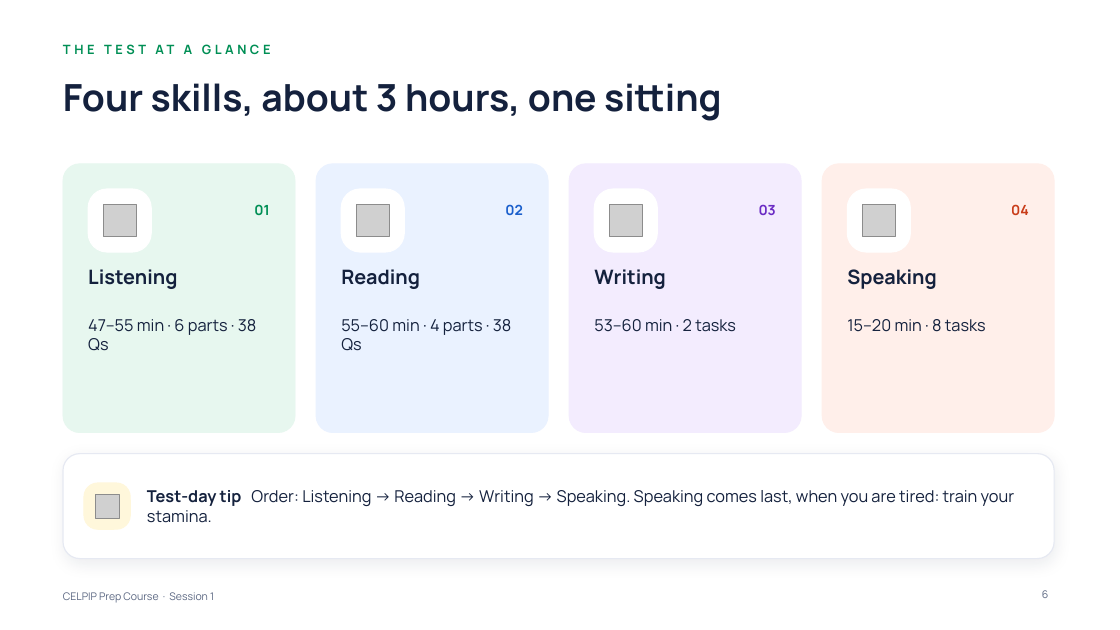
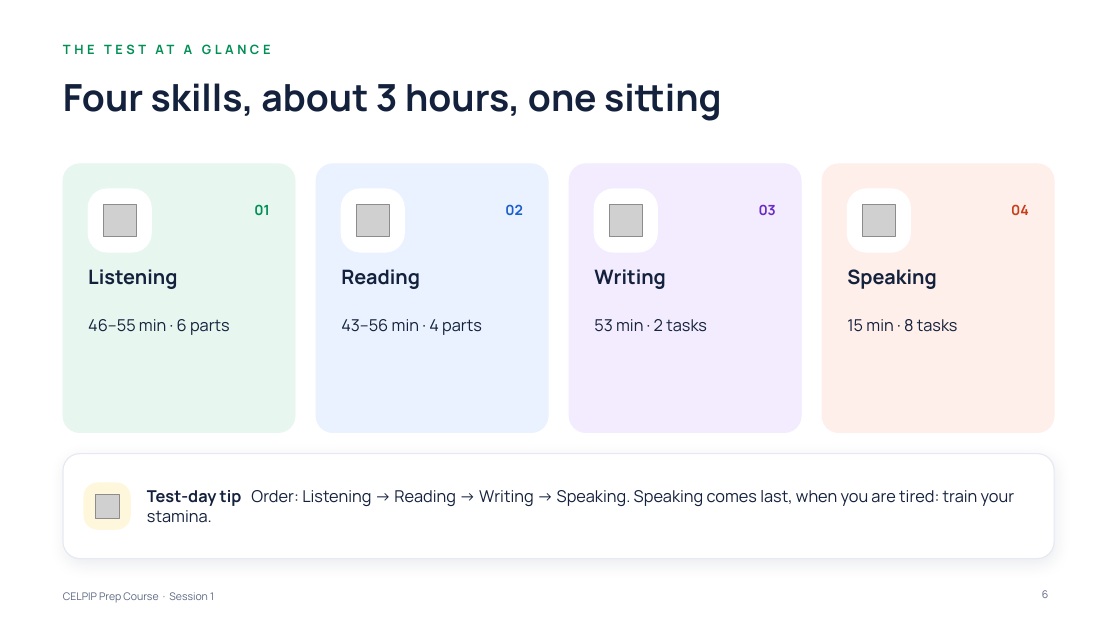
Before and after one commit to learnovateqa/The_English_Academy_CELPIP, a slide deck: slide 6 of decks/session-01.pptx. Drawn at 1120x630 pixels with LibreOffice and Linux fonts; fonts in the diff are those of the drawing; grey boxes stand for pictures. Boxes give left, top, right and bottom in pixels: in the first picture for what was removed or moved away, otherwise in the second. Text is boxed around its words. In the diff, an @@ line names an element or a change of style, - is before the commit and + after.

```diff
--- a/decks/session-01.pptx
+++ b/decks/session-01.pptx
@@ text at (88,319,230,335): text changed @@
-47–55 min · 6 parts · 38 Qs
+46–55 min · 6 parts
@@ text at (341,319,482,335): text changed @@
-55–60 min · 4 parts · 38 Qs
+43–56 min · 4 parts
@@ text at (594,319,707,332): text changed @@
-53–60 min · 2 tasks
+53 min · 2 tasks
@@ text at (847,319,958,332): text changed @@
-15–20 min · 8 tasks
+15 min · 8 tasks
```
Also in this commit, not shown: 2 other slides changed, 1 slide added, 10 other files.
